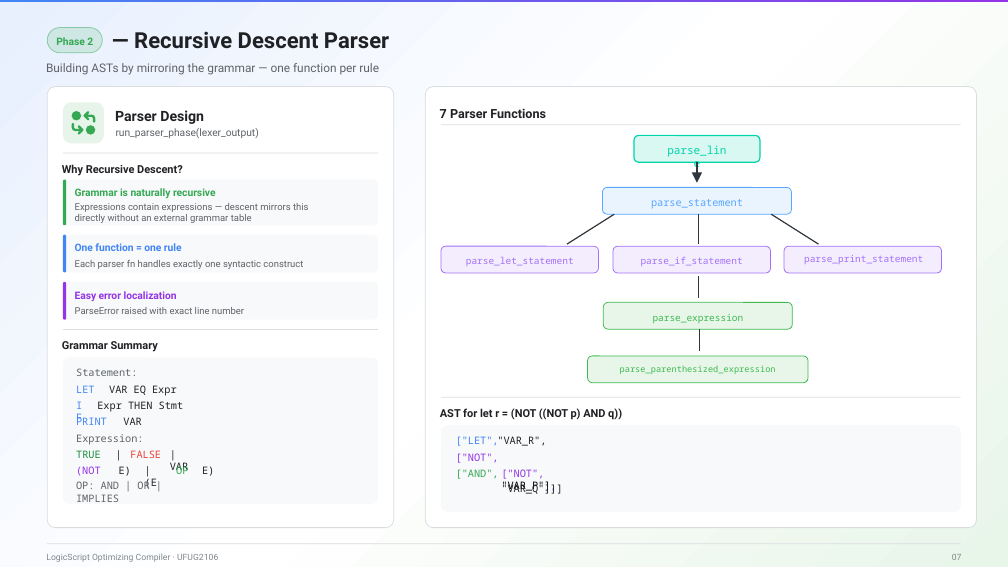
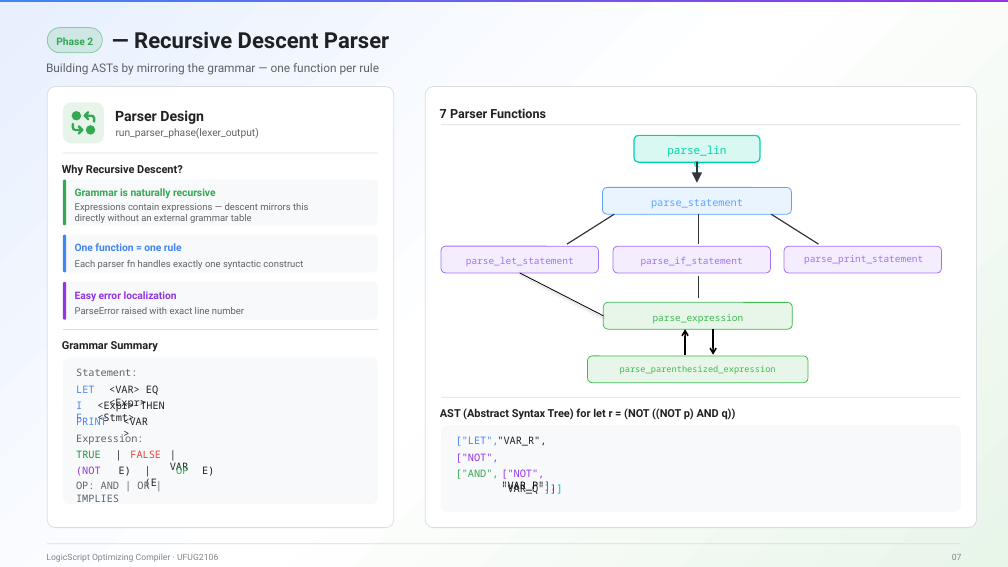
Before and after one commit to KA1SEN-KK/The-LogicScript-Optimizing-Compiler, a slide deck: slide 8 of pre/logicscript-compiler_pre.pptx. Drawn at 1008x567 pixels with LibreOffice and Linux fonts; fonts in the diff are those of the drawing. Boxes give left, top, right and bottom in pixels: in the first picture for what was removed or moved away, otherwise in the second. Text is boxed around its words. In the diff, an @@ line names an element or a change of style, - is before the commit and + after.

```diff
--- a/pre/logicscript-compiler_pre.pptx
+++ b/pre/logicscript-compiler_pre.pptx
@@ line added from (520, 273) to (603, 316), #000000 0.75 pt @@
@@ freeform shape: place and size @@
-freeform shape at (699, 329, 700, 351)
+freeform shape at (685, 329, 689, 355)
@@ freeform shape at (685, 329, 689, 355): outline #30363D 1.13 pt to #000000 1.5 pt @@
@@ freeform shape added at (713, 329, 717, 355), outline #000000 1.5 pt @@
@@ text at (109, 385, 158, 409): text changed @@
-VAR EQ Expr
+<VAR> EQ <Expr>
@@ text at (97, 399, 165, 425): text changed @@
-Expr THEN Stmt
+<Expr> THEN <Stmt>
@@ text at (123, 415, 148, 425): text changed @@
-VAR
+<VAR>
@@ text at (440, 408, 736, 420): text changed @@
-AST for let r = (NOT ((NOT p) AND q))
+AST (Abstract Syntax Tree) for let r = (NOT ((NOT p) AND q))
@@ text "["NOT", "VAR_P"]," at (501, 469, 556, 492): text colour #000000 to #7030A0 in ""VAR_P"]," @@
@@ text ""VAR_Q"]]]" at (501, 483, 562, 494): text colour #202124 to #00B050, text colour #202124 to #7030A0, text colour #202124 to #00B0F0 in ""VAR_Q"]]]" @@
```
Also in this commit, not shown: 4 other slides changed, 2 other files.
